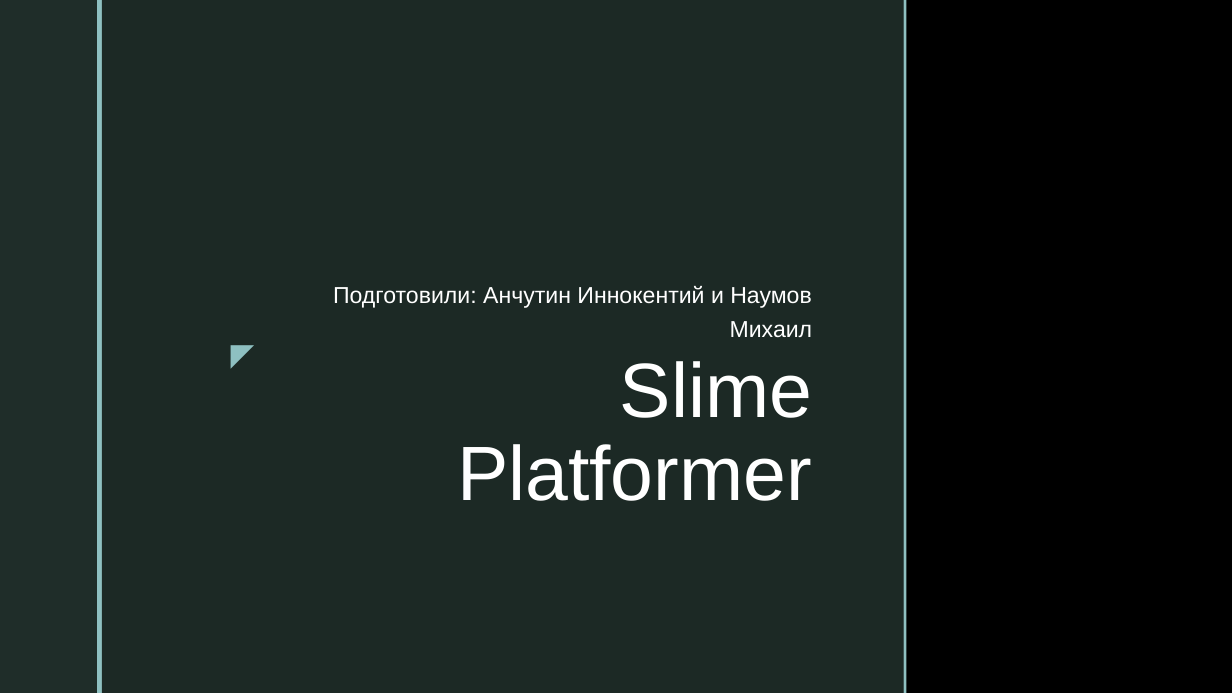
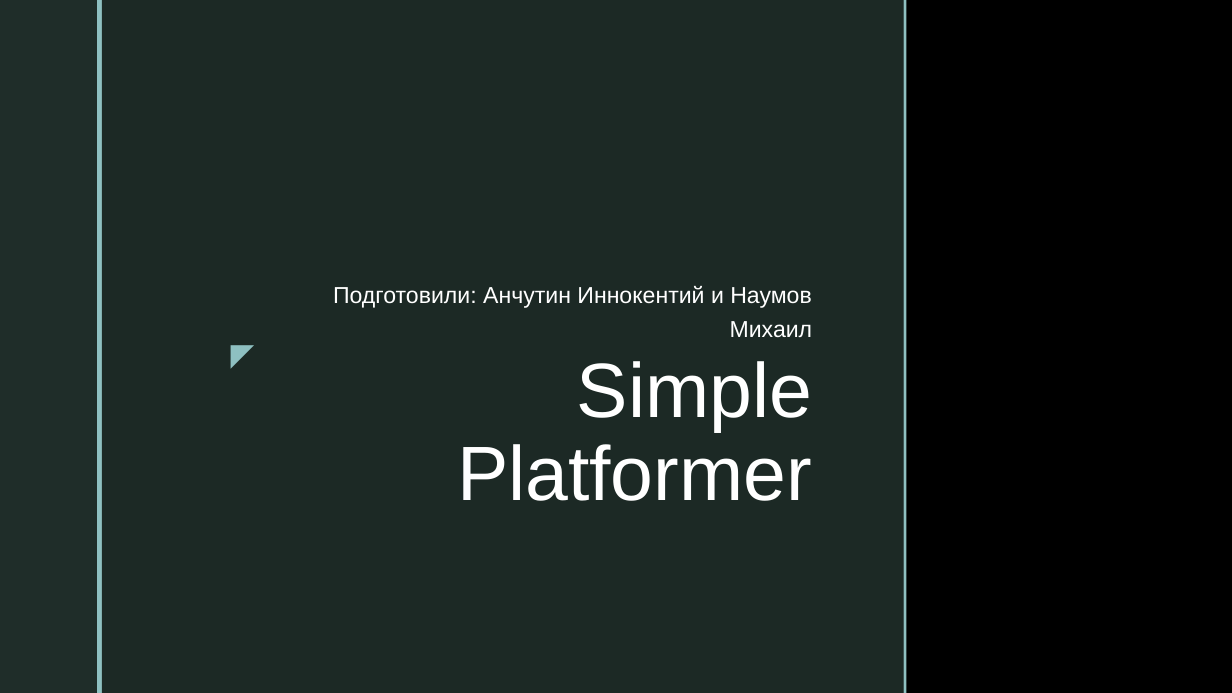
Before and after one commit to Mikhail716662/Project_PyGame_Naumov-Aketsu, a slide deck: slide 1 of materials/presentation.pptx. Drawn at 1232x693 pixels with LibreOffice and Linux fonts; fonts in the diff are those of the drawing; background and template pictures are left out. Boxes give left, top, right and bottom in pixels: in the first picture for what was removed or moved away, otherwise in the second. Text is boxed around its words. In the diff, an @@ line names an element or a change of style, - is before the commit and + after.

```diff
--- a/materials/presentation.pptx
+++ b/materials/presentation.pptx
@@ title at [457, 361, 812, 501]: text changed @@
-Slime Platformer
+Simple Platformer
```
Also in this commit, not shown: 1 slide added, 1 other file.
